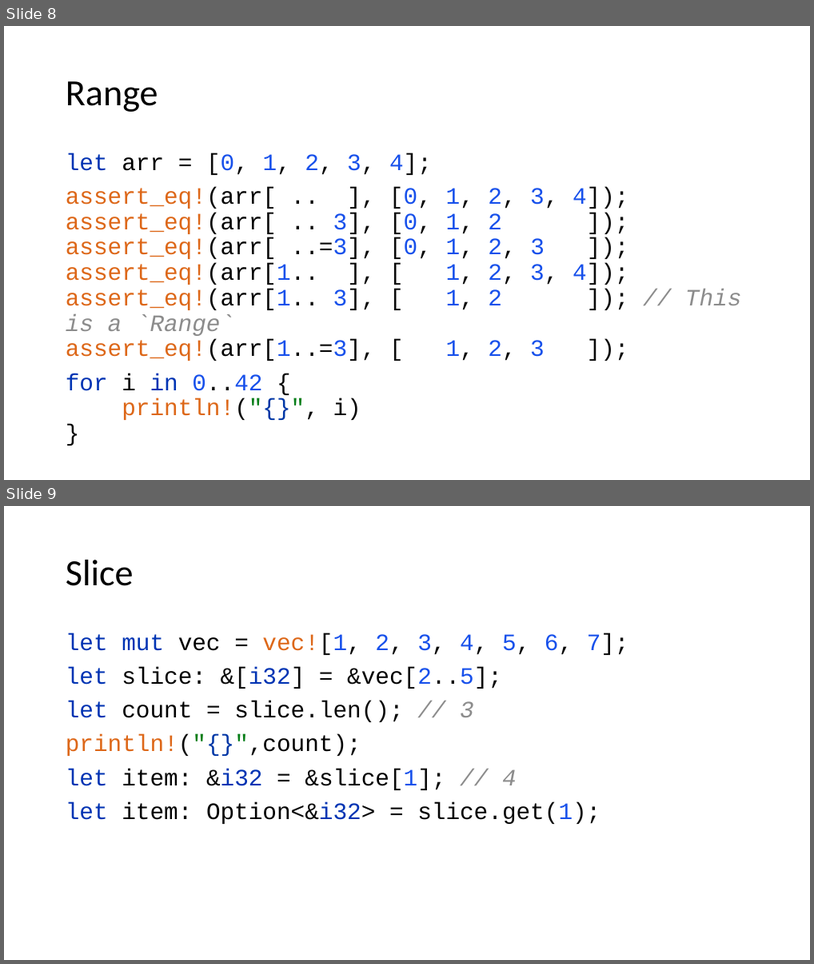
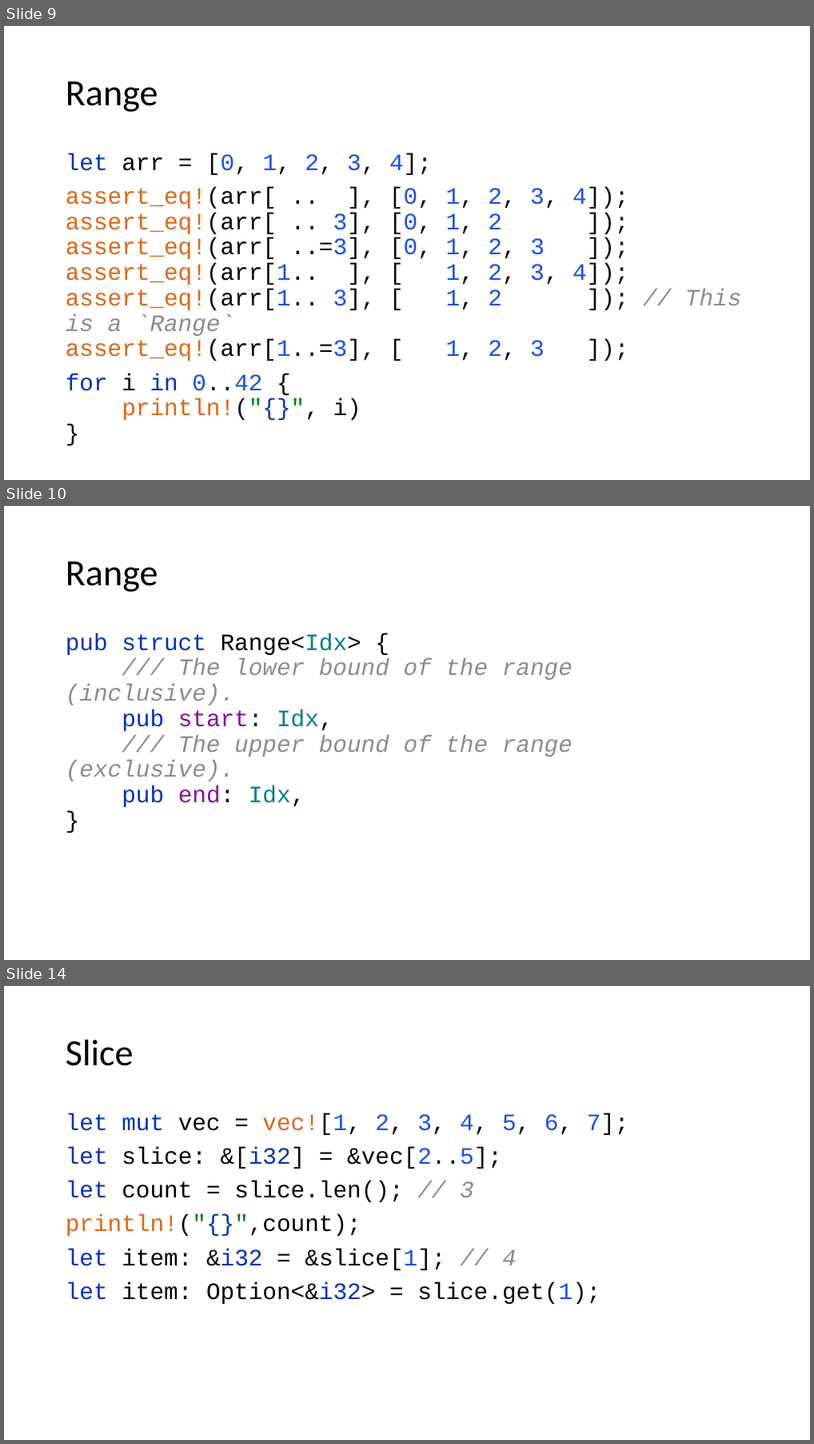
Before and after one commit to kugushev/course-rust-basics, a slide deck: pres/07-Collections.pptx. Shown one above the other, each under a label of ours: slides 8 and 9 before the commit, slides 9, 10 and 14 after it; the slides between them are not shown. The pictures are 814x964 and 814x1444 pixels, drawn with LibreOffice and Linux fonts; fonts in the diff are those of the drawing. Boxes give left, top, right and bottom in pixels: in the first picture for what was removed or moved away, otherwise in the second. Text is boxed around its words. In the diff, an @@ line names an element or a change of style, - is before the commit and + after.

```diff
--- a/pres/07-Collections.pptx
+++ b/pres/07-Collections.pptx
@@ slide 10 added at (x1=4, y1=506, x2=810, y2=960), background #FFFFFF @@
@@ title added at (x1=66, y1=561, x2=158, y2=592), 44 pt, text #000000 @@
+Range
@@ text added at (x1=66, y1=633, x2=573, y2=807), 28 pt, text #8C8C8C, italic @@
+pub struct Range<Idx> {
+/// The lower bound of the range (inclusive).
+pub start: Idx,
+/// The upper bound of the range (exclusive).
+pub end: Idx,
+}
@@ what was slide 8 is now slide 9 @@
@@ what was slide 9 is now slide 14 @@
```
Also in this commit, not shown: 2 slides changed, 8 other slides added, 2 other files.
